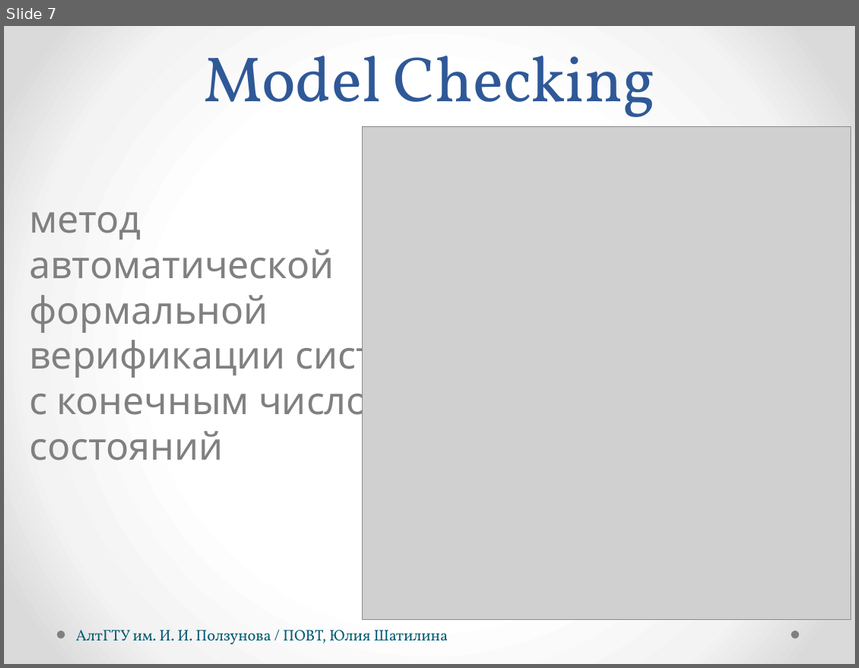
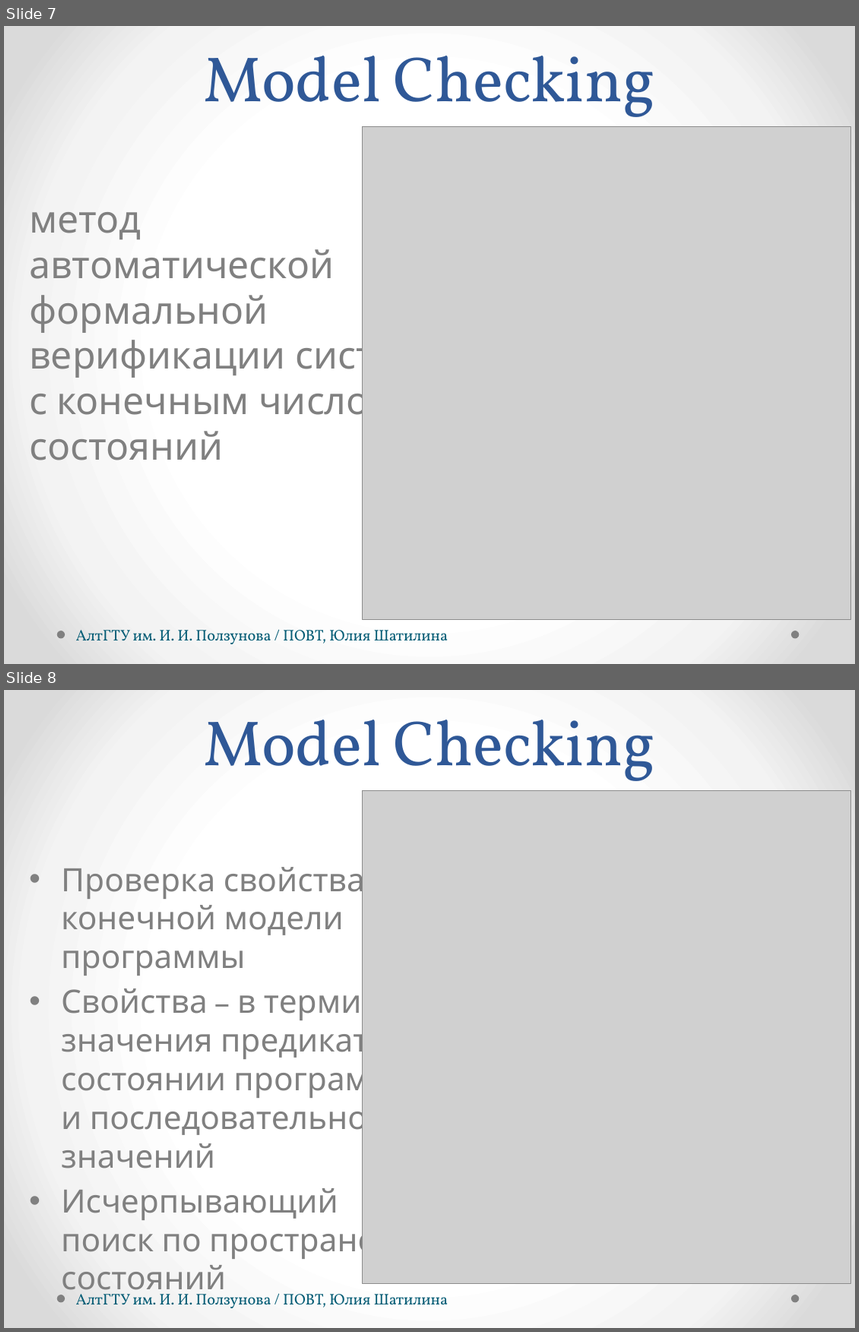
Before and after one commit to hisohito/proto-doc, a slide deck: shatilina.pptx. Shown one above the other, each under a label of ours: slide 7 before the commit, slides 7 and 8 after it. The pictures are 859x668 and 859x1332 pixels, drawn with LibreOffice and Linux fonts; fonts in the diff are those of the drawing; grey boxes stand for pictures. Boxes give left, top, right and bottom in pixels: in the first picture for what was removed or moved away, otherwise in the second. Text is boxed around its words. In the diff, an @@ line names an element or a change of style, - is before the commit and + after.

```diff
--- a/shatilina.pptx
+++ b/shatilina.pptx
@@ slide 8 added at [4, 690, 855, 1328], background gradient #FFFFFF to #F4F4F4 to #DADADA; not listed: 2 template elements that a slide beside it also shows @@
@@ text added at [204, 720, 655, 794], 54 pt, text #2F5897 @@
+Model Checking
@@ picture added at [363, 790, 851, 1284] @@
@@ text added at [61, 861, 424, 1300], 27.2 pt, text #808080 @@
+• Проверка свойства на конечной модели программы
+• Свойства – в терминах значения предикатов в состоянии программы и последовательность значений
+• Исчерпывающий поиск по пространству состояний
@@ text added at [76, 1294, 449, 1309], 13 pt, text #045C75 @@
+АлтГТУ им. И. И. Ползунова / ПОВТ, Юлия Шатилина
```
Also in this commit, not shown: 2 slides changed.
